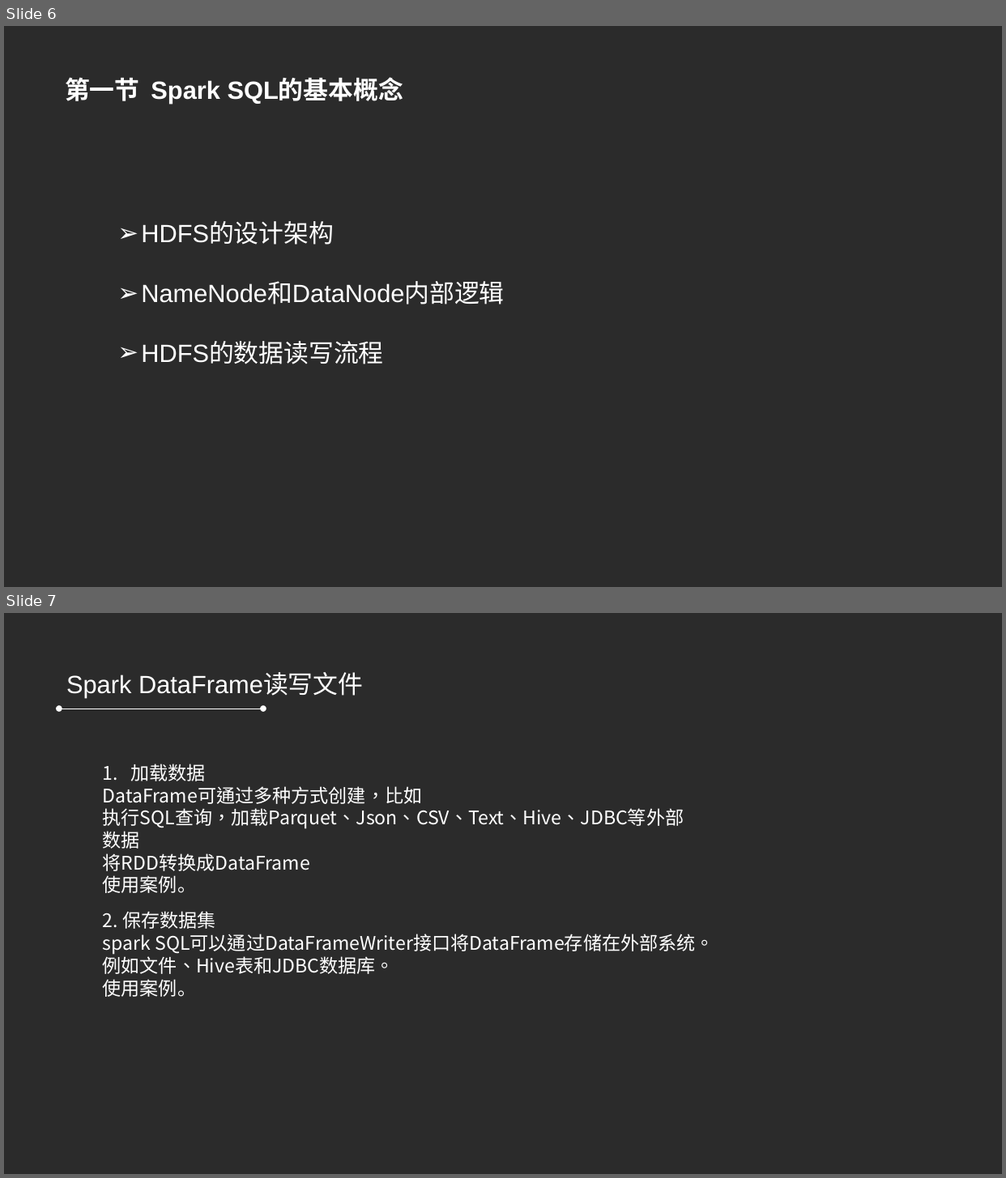
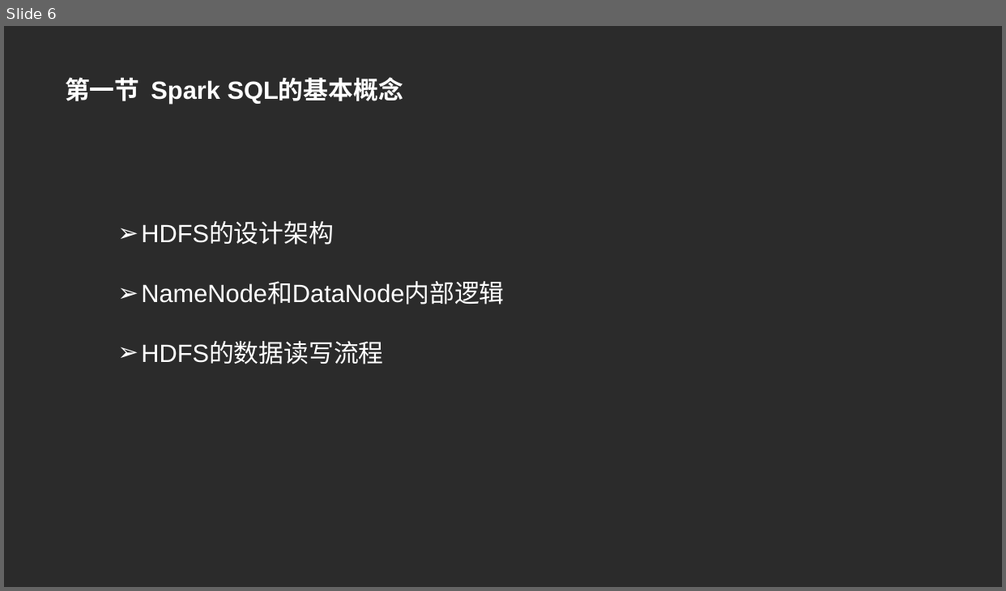
Before and after one commit to refuil/hadoopAction, a slide deck: 第五章 MapReduce高级程序设计.pptx. Shown one above the other, each under a label of ours: slides 6 and 7 before the commit, slide 6 after it. The pictures are 1006x1178 and 1006x591 pixels, drawn with LibreOffice and Linux fonts; fonts in the diff are those of the drawing; background and template pictures are left out; a plain dark background stands for a picture behind light text. Boxes give left, top, right and bottom in pixels: in the first picture for what was removed or moved away, otherwise in the second. Text is boxed around its words. In the diff, an @@ line names an element or a change of style, - is before the commit and + after.

```diff
--- a/第五章 MapReduce高级程序设计.pptx
+++ b/第五章 MapReduce高级程序设计.pptx
@@ slide 7 removed at [4,613,1002,1174], background picture (left out) @@
@@ text removed at [66,673,363,697] @@
-Spark DataFrame读写文件
@@ double arrow removed from (59, 709) to (263, 709) @@
@@ text removed at [103,764,684,893] @@
-1. 加载数据
-DataFrame可通过多种方式创建，比如
-执行SQL查询，加载Parquet、Json、CSV、Text、Hive、JDBC等外部数据
-将RDD转换成DataFrame
-使用案例。
@@ text removed at [103,911,714,997] @@
-2. 保存数据集
-spark SQL可以通过DataFrameWriter接口将DataFrame存储在外部系统。
-例如文件、Hive表和JDBC数据库。
-使用案例。
```
Also in this commit, not shown: 1 slide changed, 13 other slides removed, 22 other files.
